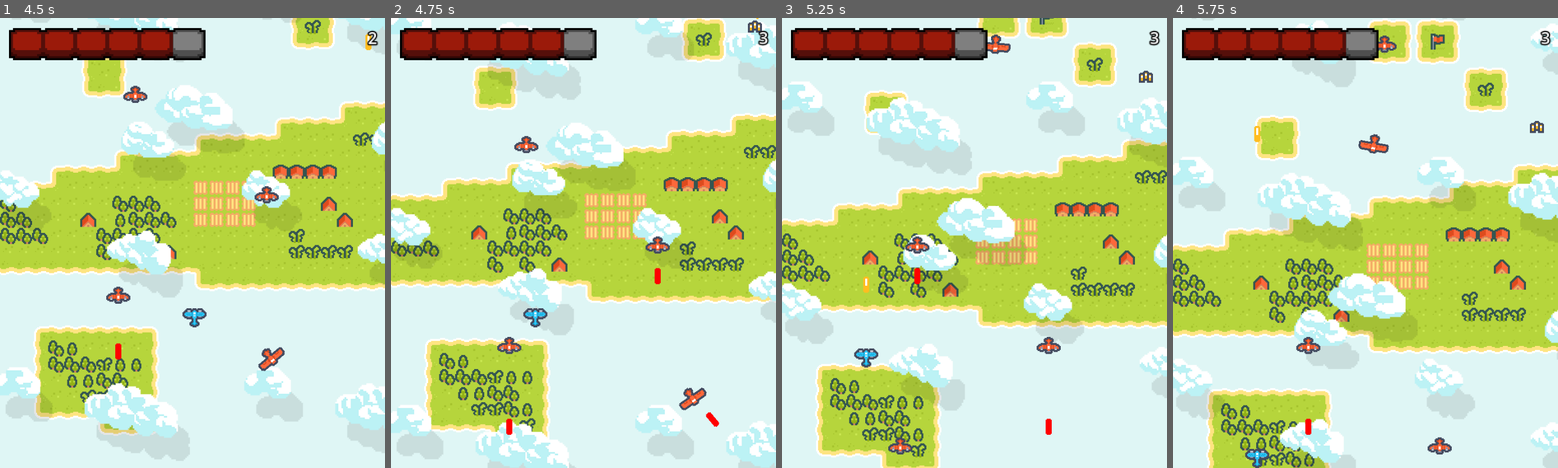
Above: before the commit, frames 1-4 (left to right).
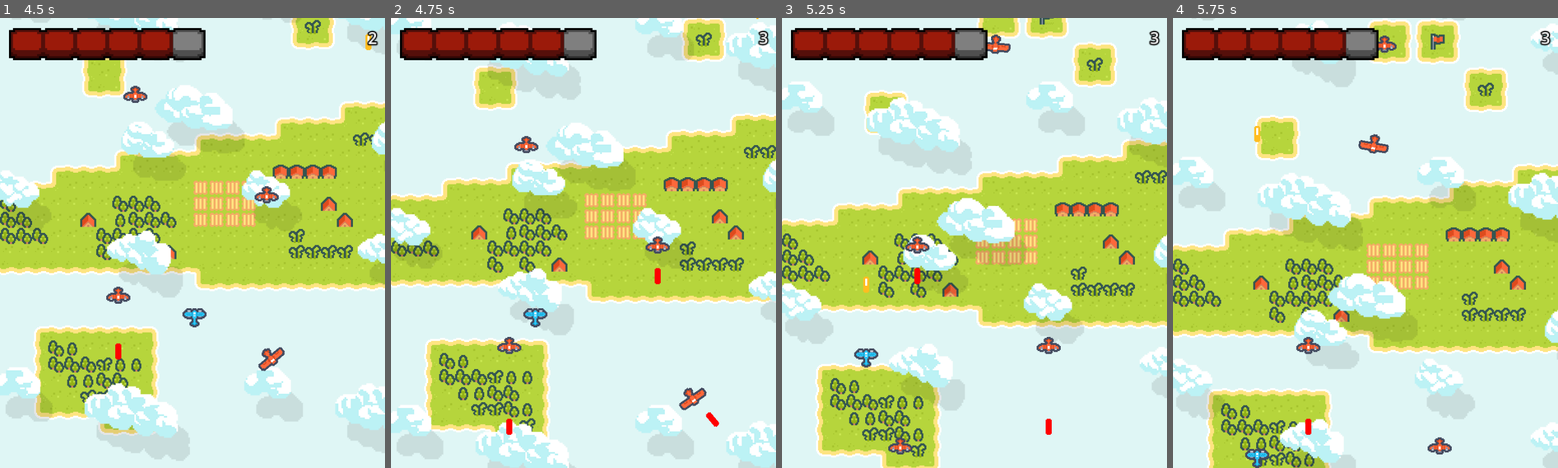
Above: after the commit, the same moments.

Repository: ProsaurusRex/Bullet-Hell-Lessons
Game: Godot game, scene res://game.tscn
Same seed, same stepped clock (60 frames per second), same inputs: the game is played once before the commit and once after it.
Inputs:
- Up to frame 1 (4.5 s): hold D (p1_right) 0.53-1.28 s; tap Space (p1_shoot) at 0.6, 2.1, 3.6 s; hold S (down) 1.28-2.03 s; tap E (p1_special) at 1.35, 2.85, 4.35 s; hold D (p1_right) 2.03-2.78 s; hold W (p1_up) 2.78-3.53 s; hold A (left) from 3.53 s (still down)
- Up to frame 2 (4.75 s): keep holding A (left)
- Up to frame 3 (5.25 s): release A (left) at 5.03 s; hold S (down) from 5.03 s (still down); tap Space (p1_shoot) at 5.1 s
- Up to frame 4 (5.75 s): keep holding S (down)

Frame 1 is identical in both runs. In frame 2, less than 0.1% of the frame differs, in the area x 92-97%, y 0-4%; in frame 3, less than 0.1%, in the area x 92-97%, y 11-15%; in frame 4, less than 0.1%.

Commit message:
Small tweaks

Diff:
--- a/Enemies/Boss/boss.tscn
+++ b/Enemies/Boss/boss.tscn
@@ -1,7 +1,7 @@
 [gd_scene load_steps=3 format=3 uid="uid://cqaf11k5fl3f0"]
 
 [ext_resource type="Script" path="res://Enemies/Boss/boss.gd" id="1_0vxhl"]
-[ext_resource type="PackedScene" uid="uid://bu4cmfjtib3xl" path="res://Rewards/powerup alt.tscn" id="2_kbyx8"]
+[ext_resource type="PackedScene" uid="uid://bu4cmfjtib3xl" path="res://Rewards/powerup.tscn" id="2_kbyx8"]
 
 [node name="Boss" type="Node2D"]
 script = ExtResource("1_0vxhl")
--- a/Enemies/Boss/boss_cannon.gd
+++ b/Enemies/Boss/boss_cannon.gd
@@ -55,6 +55,7 @@
 	if area is Bullet:
 		if area.player_bullet:
 			health -= 1
-			area.queue_free()
+			if area is not Laser:
+				area.queue_free()
 			if health <= 0:
 				destroy()
--- a/Enemies/enemy.gd
+++ b/Enemies/enemy.gd
@@ -42,7 +42,8 @@
 	if area is Bullet:
 		if area.player_bullet:
 			destroyed.emit(position)  # Let the game know we're dead
-			area.queue_free()  # Delete the bullet
+			if area is not Laser:
+				area.queue_free()  # Delete the bullet
 			queue_free()
 
 
--- a/Enemies/seeker.gd
+++ b/Enemies/seeker.gd
@@ -7,10 +7,7 @@
 	if is_instance_valid(target):
 		var target_direction = position.direction_to(target.position)
 		direction = direction.rotated(transform.x.cross(target_direction) * turn_speed * delta)
-		#if transform.x.cross(target_direction) > 0:
-			#direction = direction.rotated(turn_speed * delta)
-		#else:
-			#direction = direction.rotated(-turn_speed * delta)
+
 	super._physics_process(delta)
 
 
--- a/Projectiles/laser.gd
+++ b/Projectiles/laser.gd
@@ -4,6 +4,6 @@
 
 func _ready() -> void:
 	var tween = create_tween()
-	tween.tween_property(self, "modulate:a", 0.5, 1.0)
+	tween.tween_property(self, "modulate:a", 0.5, 2.0)
 	await tween.finished
 	queue_free()
--- a/Projectiles/laser.tscn
+++ b/Projectiles/laser.tscn
@@ -47,7 +47,7 @@
 }]
 
 [sub_resource type="RectangleShape2D" id="RectangleShape2D_xfma5"]
-size = Vector2(1280, 8)
+size = Vector2(1280, 16)
 
 [node name="Laser" type="Area2D"]
 script = ExtResource("1_5lnqi")
@@ -56,7 +56,7 @@
 [node name="AnimatedSprite2D" type="AnimatedSprite2D" parent="."]
 position = Vector2(640, 0)
 rotation = 1.5708
-scale = Vector2(2, 40)
+scale = Vector2(4, 40)
 sprite_frames = SubResource("SpriteFrames_1iv6w")
 autoplay = "default"
 speed_scale = 2.0
--- a/Projectiles/missle.gd
+++ b/Projectiles/missle.gd
@@ -23,5 +23,6 @@
 func _on_area_entered(area: Area2D) -> void:
 	if area is Bullet:
 		if area.player_bullet != player_bullet:
-			area.queue_free()
+			if area is not Laser:
+				area.queue_free()
 			queue_free()
--- /dev/null
+++ b/Rewards/laser_powerup.gd
@@ -0,0 +1,13 @@
+extends Powerup
+
+@export var special_ammo: PackedScene
+
+func apply_effect(player: Player):
+	var old_bullet_count = player.bullet_count
+	var old_bullet_cooldown = player.bullet_cooldown
+	player.bullet_scene = special_ammo
+	player.bullet_count = 1
+	player.bullet_cooldown *= 2
+	var timer = get_tree().create_timer(3.0)
+	timer.connect("timeout", func(): player.bullet_scene = player.standard_ammo; \
+	player.bullet_count = old_bullet_count; player.bullet_cooldown /= 2)
--- /dev/null
+++ b/Rewards/laser_powerup.tscn
@@ -0,0 +1,12 @@
+[gd_scene load_steps=4 format=3 uid="uid://bku4q7v70b2vr"]
+
+[ext_resource type="PackedScene" uid="uid://bu4cmfjtib3xl" path="res://Rewards/powerup.tscn" id="1_lsh2m"]
+[ext_resource type="Script" path="res://Rewards/laser_powerup.gd" id="2_ta68x"]
+[ext_resource type="PackedScene" uid="uid://dkpygpwn184yk" path="res://Projectiles/laser.tscn" id="3_3xjqi"]
+
+[node name="Powerup" instance=ExtResource("1_lsh2m")]
+script = ExtResource("2_ta68x")
+special_ammo = ExtResource("3_3xjqi")
+
+[node name="Sprite2D" parent="." index="0"]
+frame = 26
--- a/Rewards/missile_powerup.gd
+++ b/Rewards/missile_powerup.gd
@@ -4,8 +4,6 @@
 
 
 func apply_effect(player: Player):
-	var old_bullets = player.bullet_scene
-	if old_bullets != special_ammo:
-		player.bullet_scene = special_ammo
-		var timer = get_tree().create_timer(5.0)
-		timer.connect("timeout", func(): player.bullet_scene = old_bullets)
+	player.bullet_scene = special_ammo
+	var timer = get_tree().create_timer(5.0)
+	timer.connect("timeout", func(): player.bullet_scene = player.standard_ammo)
--- a/Rewards/missile_powerup.tscn
+++ b/Rewards/missile_powerup.tscn
@@ -1,6 +1,6 @@
 [gd_scene load_steps=4 format=3 uid="uid://dspaf1de0h450"]
 
-[ext_resource type="PackedScene" uid="uid://bu4cmfjtib3xl" path="res://Rewards/powerup alt.tscn" id="1_etofl"]
+[ext_resource type="PackedScene" uid="uid://bu4cmfjtib3xl" path="res://Rewards/powerup.tscn" id="1_etofl"]
 [ext_resource type="Script" path="res://Rewards/missile_powerup.gd" id="2_pae6e"]
 [ext_resource type="PackedScene" uid="uid://18a0alh8uguj" path="res://Projectiles/missle.tscn" id="3_ohgis"]
 
--- a/Rewards/powerup alt.tscn
+++ /dev/null
@@ -1,26 +0,0 @@
-[gd_scene load_steps=4 format=3 uid="uid://bu4cmfjtib3xl"]
-
-[ext_resource type="Script" path="res://Rewards/multishot_powerup.gd" id="1_684nm"]
-[ext_resource type="Texture2D" uid="uid://6uo0gjiirekk" path="res://Sprites/Background/tileset.png" id="1_pk03u"]
-
-[sub_resource type="RectangleShape2D" id="RectangleShape2D_8ek42"]
-size = Vector2(12, 14)
-
-[node name="Powerup" type="Area2D"]
-script = ExtResource("1_684nm")
-
-[node name="Sprite2D" type="Sprite2D" parent="."]
-texture = ExtResource("1_pk03u")
-hframes = 12
-vframes = 10
-frame = 25
-
-[node name="CollisionShape2D" type="CollisionShape2D" parent="."]
-visible = false
-shape = SubResource("RectangleShape2D_8ek42")
-
-[node name="VisibleOnScreenNotifier2D" type="VisibleOnScreenNotifier2D" parent="."]
-visible = false
-
-[connection signal="area_entered" from="." to="." method="_on_area_entered"]
-[connection signal="screen_exited" from="VisibleOnScreenNotifier2D" to="." method="_on_visible_on_screen_notifier_2d_screen_exited"]
--- a/Rewards/powerup.tscn
+++ b/Rewards/powerup.tscn
@@ -1,23 +1,26 @@
-[gd_scene load_steps=4 format=3 uid="uid://lajra1vhadhc"]
+[gd_scene load_steps=4 format=3 uid="uid://bu4cmfjtib3xl"]
 
-[ext_resource type="Texture2D" uid="uid://6uo0gjiirekk" path="res://Sprites/Background/tileset.png" id="1_t6fpn"]
-[ext_resource type="Script" path="res://Rewards/powerup.gd" id="1_xsuh2"]
+[ext_resource type="Script" path="res://Rewards/multishot_powerup.gd" id="1_684nm"]
+[ext_resource type="Texture2D" uid="uid://6uo0gjiirekk" path="res://Sprites/Background/tileset.png" id="1_pk03u"]
 
-[sub_resource type="RectangleShape2D" id="RectangleShape2D_muqot"]
+[sub_resource type="RectangleShape2D" id="RectangleShape2D_8ek42"]
 size = Vector2(12, 14)
 
 [node name="Powerup" type="Area2D"]
-script = ExtResource("1_xsuh2")
+script = ExtResource("1_684nm")
 
 [node name="Sprite2D" type="Sprite2D" parent="."]
-texture = ExtResource("1_t6fpn")
+texture = ExtResource("1_pk03u")
 hframes = 12
 vframes = 10
 frame = 25
 
 [node name="CollisionShape2D" type="CollisionShape2D" parent="."]
-shape = SubResource("RectangleShape2D_muqot")
+visible = false
+shape = SubResource("RectangleShape2D_8ek42")
 
 [node name="VisibleOnScreenNotifier2D" type="VisibleOnScreenNotifier2D" parent="."]
+visible = false
 
+[connection signal="area_entered" from="." to="." method="_on_area_entered"]
 [connection signal="screen_exited" from="VisibleOnScreenNotifier2D" to="." method="_on_visible_on_screen_notifier_2d_screen_exited"]
--- a/Rewards/rapidfire_powerup.tscn
+++ b/Rewards/rapidfire_powerup.tscn
@@ -1,6 +1,6 @@
 [gd_scene load_steps=3 format=3 uid="uid://b4e344y6p275v"]
 
-[ext_resource type="PackedScene" uid="uid://bu4cmfjtib3xl" path="res://Rewards/powerup alt.tscn" id="1_nrkjj"]
+[ext_resource type="PackedScene" uid="uid://bu4cmfjtib3xl" path="res://Rewards/powerup.tscn" id="1_nrkjj"]
 [ext_resource type="Script" path="res://Rewards/rapid_fire_powerup.gd" id="2_50r8s"]
 
 [node name="Powerup" instance=ExtResource("1_nrkjj")]
--- a/game.tscn
+++ b/game.tscn
@@ -9,6 +9,7 @@
 [ext_resource type="PackedScene" uid="uid://b4e344y6p275v" path="res://Rewards/rapidfire_powerup.tscn" id="4_vgsqn"]
 [ext_resource type="Texture2D" uid="uid://c1naoplovwnwx" path="res://Sprites/empty_bar.png" id="4_vv5gn"]
 [ext_resource type="Texture2D" uid="uid://miky8mi4ni4l" path="res://Sprites/health_bar.png" id="5_ah4lj"]
+[ext_resource type="PackedScene" uid="uid://bku4q7v70b2vr" path="res://Rewards/laser_powerup.tscn" id="5_im7fe"]
 
 [sub_resource type="LabelSettings" id="LabelSettings_u5r7a"]
 outline_size = 5
@@ -16,7 +17,7 @@
 
 [node name="Game" type="Node2D"]
 script = ExtResource("1_uctw1")
-rewards = Array[PackedScene]([ExtResource("2_da51v"), ExtResource("3_a4cj7"), ExtResource("4_vgsqn")])
+rewards = Array[PackedScene]([ExtResource("2_da51v"), ExtResource("3_a4cj7"), ExtResource("4_vgsqn"), ExtResource("5_im7fe")])
 
 [node name="Background" parent="." instance=ExtResource("1_2toqg")]
 
--- a/main.gd
+++ b/main.gd
@@ -65,11 +65,13 @@
 func increase_score(pos, amount = 1):
 	score += amount
 	$Score.text = str(score)
-	if score >= 10 * (boss_number + 1) and not boss_active:
+	if score >= 20 * (boss_number ** 2 + 1) and not boss_active:
 		boss_active = true
 		create_boss()
 		boss_number += 1
-	if randf() < 0.2:
+		if $Timers/EnemyTimer.wait_time > 0.1:
+			$Timers/EnemyTimer.wait_time -= 0.1
+	if randf() < 0.1:
 		var new_reward = rewards[randi() % len(rewards)].instantiate()
 		new_reward.position = pos
 		$Bullets.add_child.call_deferred(new_reward)
--- a/player.gd
+++ b/player.gd
@@ -7,6 +7,7 @@
 # Variables for Bullets and Shooting
 @export var player_sprite: Texture = preload("res://Sprites/Ships/ship_0004.png")
 @export var bullet_scene: PackedScene
+@onready var standard_ammo = bullet_scene
 @export var bullet_manager: Node2D
 var bullet_cooldown = 0.2
 var time_since_firing = 0.0
Not shown: 1 places in game.tscn that only renumber resources
